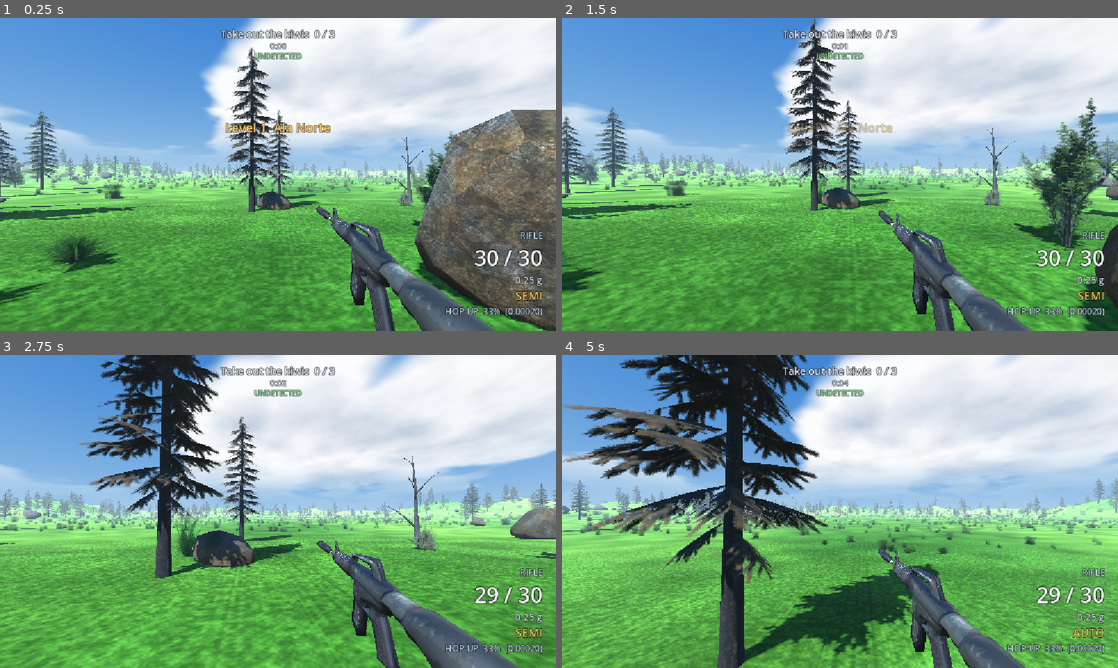
Above: before the commit, frames 1-4 (two rows, left to right).
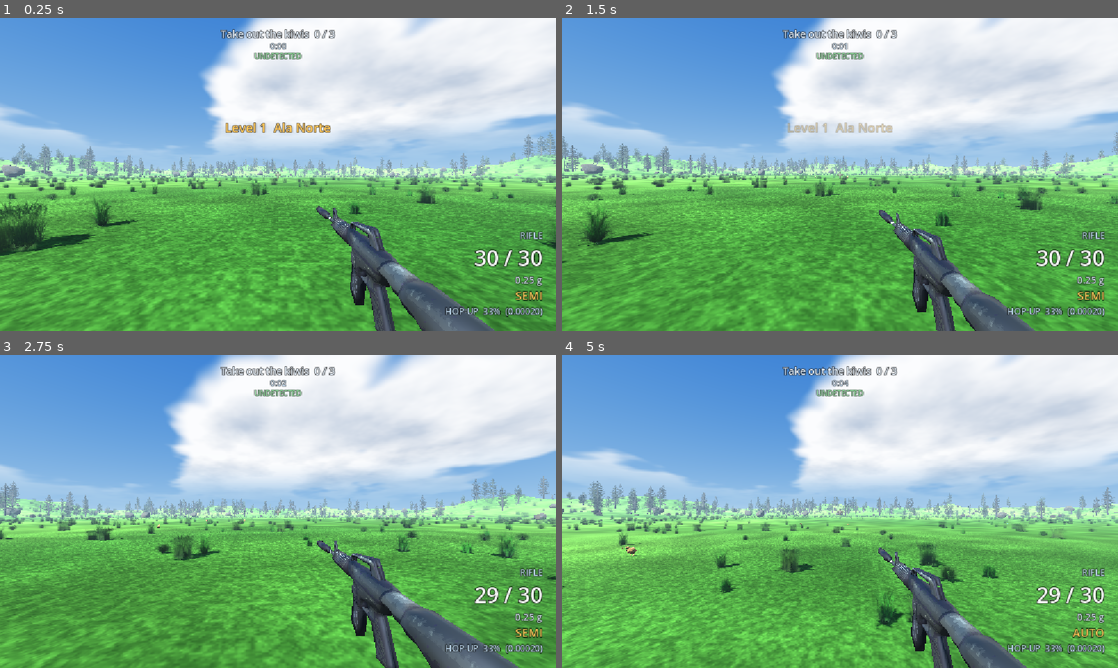
Above: after the commit, the same moments.

Repository: NovaDrake76/tecnicas-avancadas
Game: Godot game, scene res://main.tscn
Same seed, same stepped clock (60 frames per second), same inputs: the game is played once before the commit and once after it.
Inputs (mouse positions are in pixels of both pictures, inside the frame that each line leads up to):
- Up to frame 1 (0.25 s): no input
- Up to frame 2 (1.5 s): tap Enter at 0.5 s; move the mouse to (867, 174) at 0.52 s; hold Right mouse button (aim) 0.53-1.28 s; hold W (move_forward) from 0.53 s (still down); tap Space (jump) at 0.77 s; move the mouse to (812, 174) at 1.27 s; tap Ctrl (crouch) at 1.35 s
- Up to frame 3 (2.75 s): keep holding W (move_forward); tap Space (jump) at 1.52 s; move the mouse to (289, 505) at 2.02 s; press the mouse at (289, 505) at 2.03 s
- Up to frame 4 (5 s): keep holding W (move_forward); move the mouse to (834, 517) at 2.77 s; release the mouse at (834, 517) at 2.78 s; tap E (interact) at 2.85 s; tap Space (jump) at 3.02, 3.77, 4.52 s; move the mouse to (878, 514) at 3.52 s; hold Shift (sprint) 3.53-4.28 s; move the mouse to (795, 508) at 4.27 s; tap F (toggle_fire_mode) at 4.35 s

The runs differ from the first frame. In frame 1, 38% of the frame differs, in the area x 0-100%, y 9-100%; in frame 2, 33%; in frame 3, 33%; in frame 4, 40%, in the area x 0-100%, y 0-100%.

Commit message:
Alterações no nível 1
- Adicionadas paredes invisíveis para impedir o jogador de sair do mapa
- Alterado o local de spawn do jogador.

Diff:
--- a/Levels/level_01.tscn
+++ b/Levels/level_01.tscn
@@ -21,6 +21,9 @@
 shader_parameter/minor_spacing = 1.0
 shader_parameter/major_spacing = 10.0
 shader_parameter/minor_fade_distance = 70.0
+
+[sub_resource type="BoxShape3D" id="BoxShape3D_jpqib"]
+size = Vector3(0.5, 100, 200)
 
 [node name="Level01" type="Node3D" unique_id=1200984448]
 
@@ -51,8 +54,24 @@
 [node name="Kiwi3" parent="StaticBody3D" unique_id=1019559954 instance=ExtResource("3_er0or")]
 transform = Transform3D(1, 0, 0, 0, 1, 0, 0, 0, 1, -4.902871, 0.00090217753, 26.581268)
 
+[node name="InvisibleWall" type="CollisionShape3D" parent="StaticBody3D" unique_id=1055804114]
+transform = Transform3D(1, 0, 0, 0, 1, 0, 0, 0, 1, 100, 0.5, 0)
+shape = SubResource("BoxShape3D_jpqib")
+
+[node name="InvisibleWall2" type="CollisionShape3D" parent="StaticBody3D" unique_id=330751774]
+transform = Transform3D(1, 0, 0, 0, 1, 0, 0, 0, 1, -100, 0.5, 0)
+shape = SubResource("BoxShape3D_jpqib")
+
+[node name="InvisibleWall3" type="CollisionShape3D" parent="StaticBody3D" unique_id=872450630]
+transform = Transform3D(-4.371139e-08, 0, 1, 0, 1, 0, -1, 0, -4.371139e-08, 0, 0.5, 100)
+shape = SubResource("BoxShape3D_jpqib")
+
+[node name="InvisibleWall4" type="CollisionShape3D" parent="StaticBody3D" unique_id=1865952853]
+transform = Transform3D(-4.371139e-08, 0, 1, 0, 1, 0, -1, 0, -4.371139e-08, 0, 0.5, -100)
+shape = SubResource("BoxShape3D_jpqib")
+
 [node name="PlayerSpawn" type="Marker3D" parent="." unique_id=1374215810 groups=["player_spawn"]]
-transform = Transform3D(1, 0, 0, 0, 1, 0, 0, 0, 1, -4.6317444, 2.3296192, 136.36572)
+transform = Transform3D(1, 0, 0, 0, 1, 0, 0, 0, 1, -4.632, 2.33, 90)
 
 [node name="HillRing" type="Node3D" parent="." unique_id=848698716]
 script = ExtResource("90_hills")
